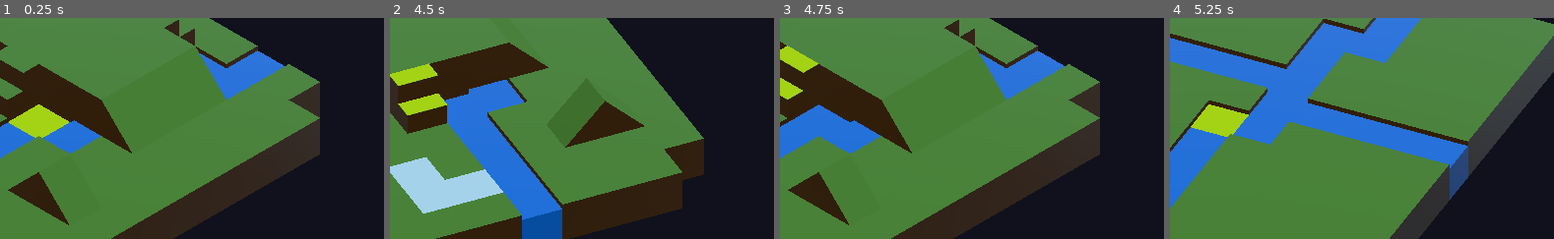
Above: before the commit, frames 1-4 (left to right).
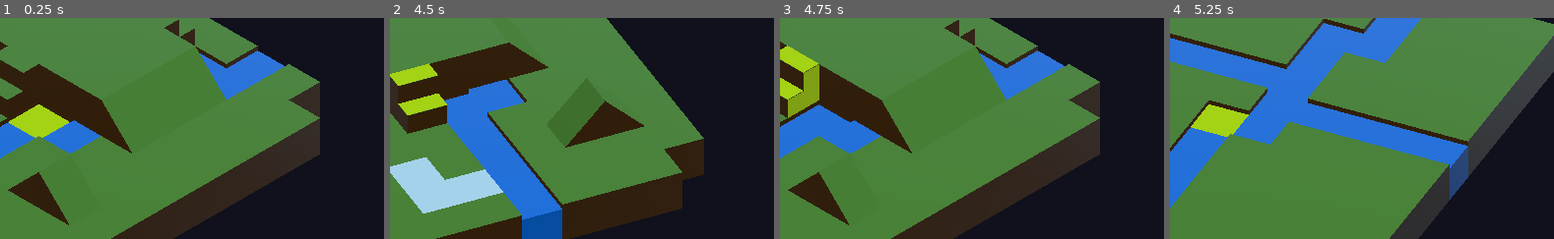
Above: after the commit, the same moments.

Repository: colinbellino/tactics-map-cursor-godot-example
Game: Godot game, scene res://scenes/main.tscn
Two runs of this game, one before a commit and one after it. Both use one fixed random seed, a clock stepped at 60 frames per second and the inputs below.
Inputs:
- Up to frame 1 (0.25 s): no input
- Up to frame 2 (4.5 s): tap Enter at 0.5, 2, 3.5 s; hold Z (move_up) 0.53-2.03 s; tap A (camera_left) at 0.6, 2.1, 3.6 s; tap Space at 1.25, 2.75, 4.25 s; tap E (camera_right) at 1.35, 2.85, 4.35 s; hold Q (move_left) 2.03-3.53 s; hold S (move_down) 3.53-4.28 s; tap F3 (debug_3) at 4.15 s; hold D (move_right) from 4.28 s (still down)
- Up to frame 3 (4.75 s): keep holding D (move_right)
- Up to frame 4 (5.25 s): tap F4 (debug_4) at 4.9 s; release D (move_right) at 5.03 s; hold Z (move_up) from 5.03 s (still down); tap A (camera_left) at 5.1 s
The pictures show only the part of the screen within x 45-95%, y 32-82%; the shares and areas given below are measured in that part.

Frames 1-2 are identical in both runs. In frame 3, 1.0% of the frame differs, in the area x 2-11%, y 20-46%; in frame 4, nothing differs.

Commit message:
Fix indentation breaking the highlight after the first surface

Diff:
--- a/scripts/Game.gd
+++ b/scripts/Game.gd
@@ -160,8 +160,8 @@
                 else:
                     mdt.set_vertex(i, Vector3.ZERO)
 
-        mdt.set_material(highlight_material)
-        mdt.commit_to_surface(highlight_mesh)
+            mdt.set_material(highlight_material)
+            mdt.commit_to_surface(highlight_mesh)
 
         highlight.transform.origin = cursor_world_position + Vector3(0.5, 0.5, 0.5)
         highlight_mesh_instance.mesh = highlight_mesh
